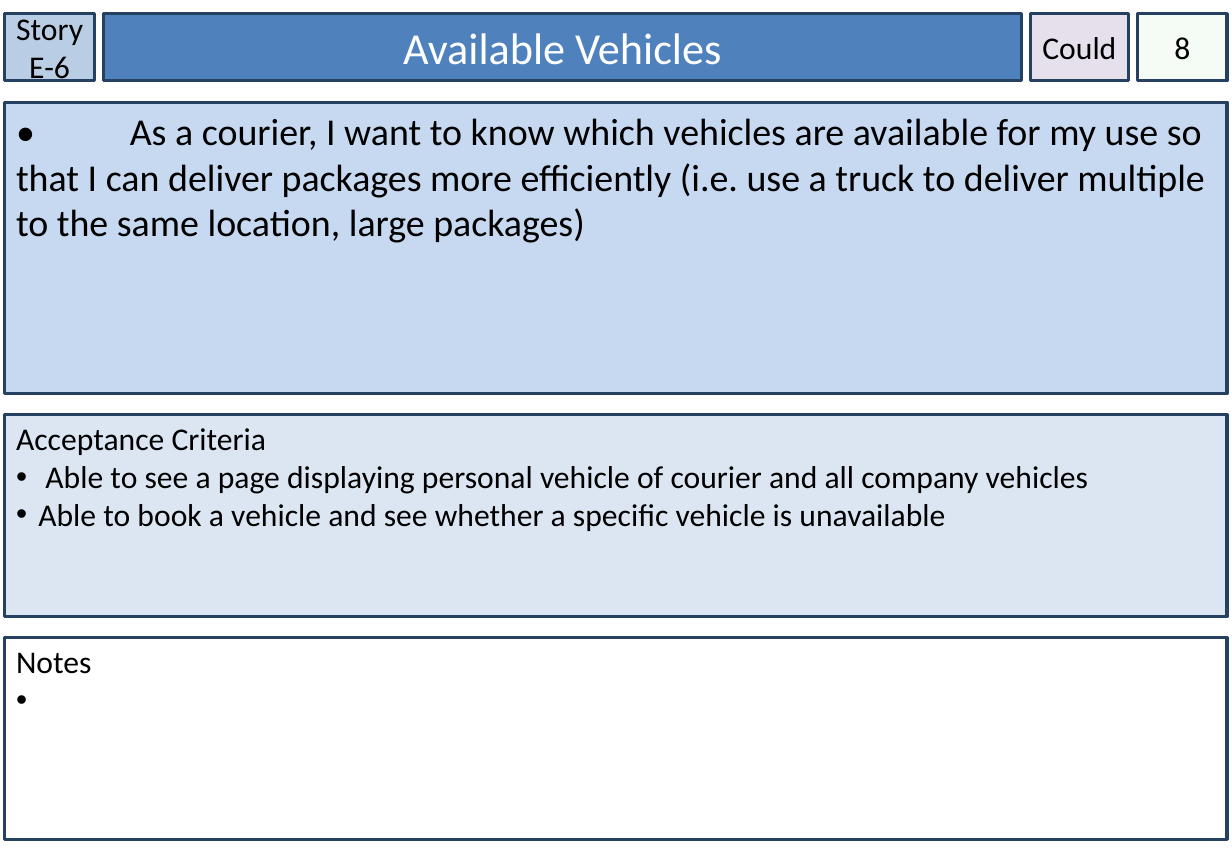
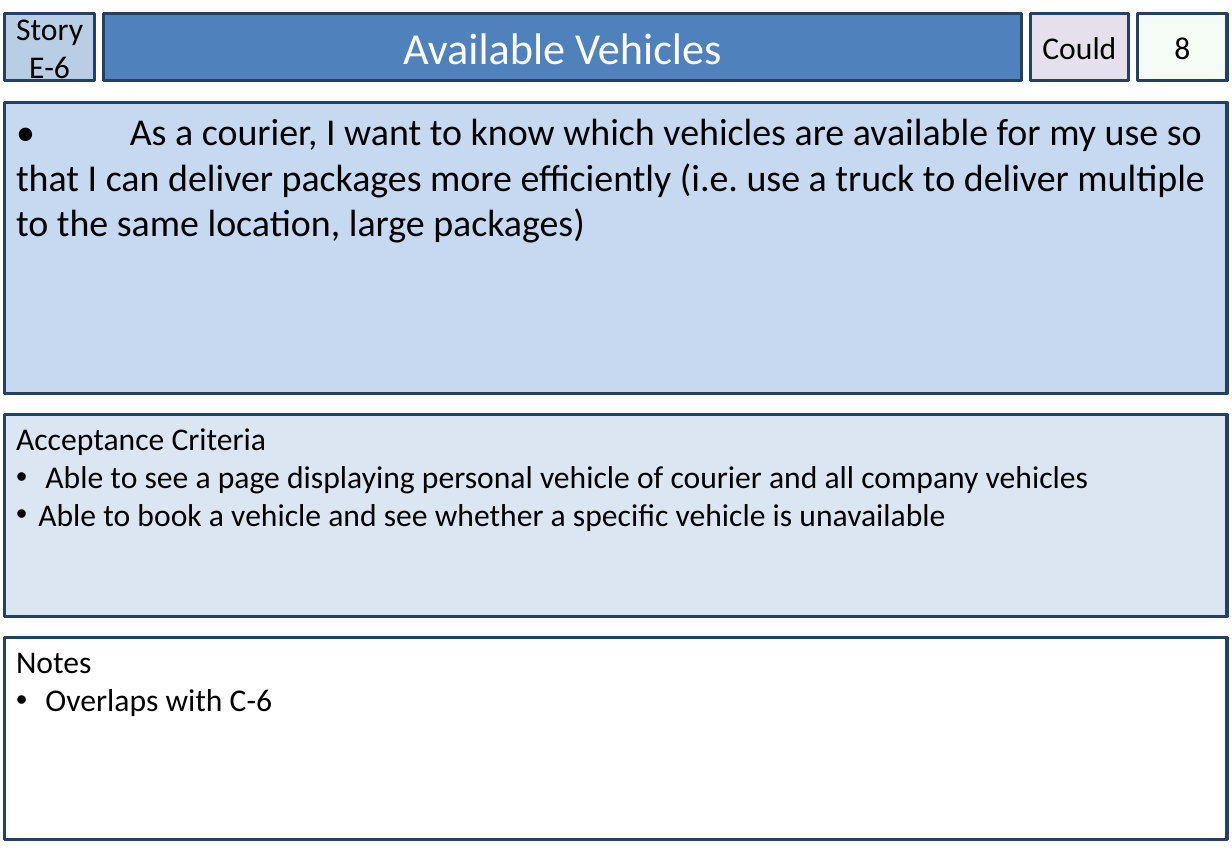
Before and after one commit to victoria-tobin/IFB299, a slide deck: slide 19 of doc/Our story cards.pptx. Drawn at 1232x853 pixels with LibreOffice and Linux fonts; fonts in the diff are those of the drawing. Boxes give left, top, right and bottom in pixels: in the first picture for what was removed or moved away, otherwise in the second. Text is boxed around its words. In the diff, an @@ line names an element or a change of style, - is before the commit and + after.

```diff
--- a/doc/Our story cards.pptx
+++ b/doc/Our story cards.pptx
@@ text in rectangle at [45, 689, 273, 716]: paragraph added @@
+• Overlaps with C-6
```
Also in this commit, not shown: 1 other slide changed.
